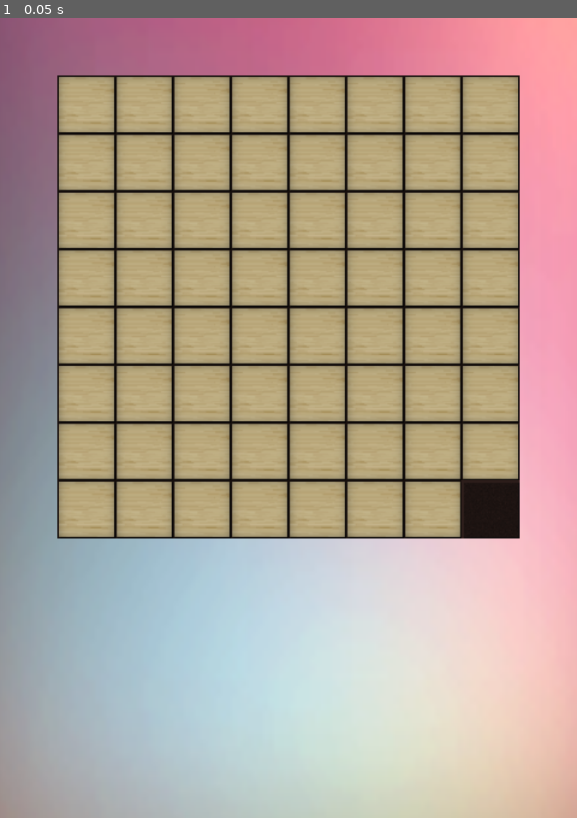
Above: before the commit, frame 1.
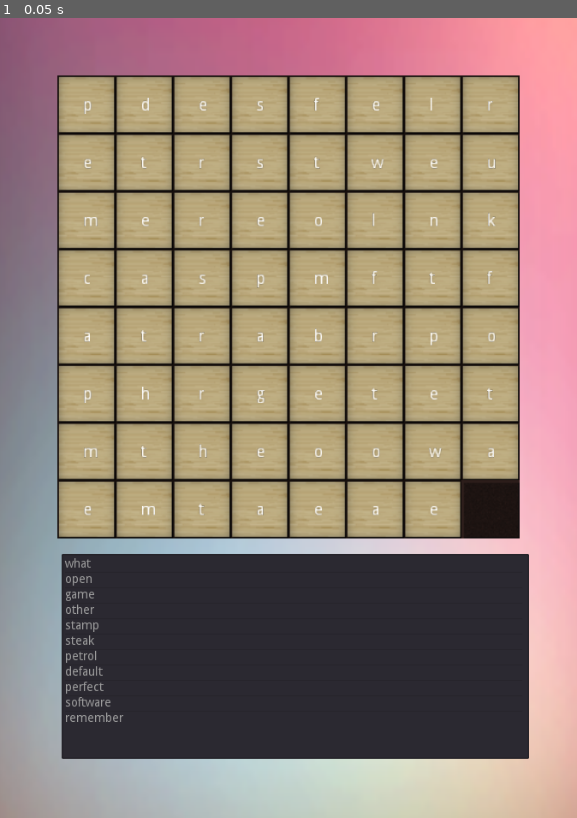
Above: after the commit, the same moment.

Repository: ahmetilgin/WordFinding
Game: Godot game, scene res://game.tscn
Same seed, same stepped clock (60 frames per second), same inputs: the game is played once before the commit and once after it.
Inputs:
- Up to frame 1 (0.05 s): no input

The runs differ from the first frame. In frame 1, 21% of the frame differs, in the area x 10-92%, y 10-93%.

Commit message:
rastgele eklendi.

Diff:
--- a/Block.tscn
+++ b/Block.tscn
@@ -1,12 +1,14 @@
-[gd_scene load_steps=4 format=2]
+[gd_scene load_steps=5 format=2]
 
 [ext_resource path="res://assets/block.png" type="Texture" id=1]
 [ext_resource path="res://Block.gd" type="Script" id=2]
+[ext_resource path="res://block_kinematic.gd" type="Script" id=3]
 
 [sub_resource type="RectangleShape2D" id=1]
 extents = Vector2( 16.1403, 15.9239 )
 
 [node name="Block" type="KinematicBody2D"]
+script = ExtResource( 3 )
 
 [node name="block_button" type="TouchScreenButton" parent="."]
 normal = ExtResource( 1 )
@@ -39,5 +41,13 @@
 rotation = -3.14159
 enabled = true
 cast_to = Vector2( 0, 35.817 )
+
+[node name="Label" type="RichTextLabel" parent="."]
+margin_left = 21.1403
+margin_top = 18.4209
+margin_right = 40.1403
+margin_bottom = 40.4209
+__meta__ = {
+"_edit_use_anchors_": false
+}
 [connection signal="pressed" from="block_button" to="block_button" method="_on_block_button_pressed"]
-[connection signal="released" from="block_button" to="block_button" method="_on_block_button_released"]
--- /dev/null
+++ b/block_kinematic.gd
@@ -0,0 +1,17 @@
+extends KinematicBody2D
+
+
+# Declare member variables here. Examples:
+# var a = 2
+# var b = "text"
+
+
+# Called when the node enters the scene tree for the first time.
+func _ready():
+	pass # Replace with function body.
+
+func set_label(text):
+	$Label.set_text(text)
+# Called every frame. 'delta' is the elapsed time since the previous frame.
+#func _process(delta):
+#	pass
--- a/game.gd
+++ b/game.gd
@@ -3,6 +3,7 @@
 var frame_scene = preload("res://Frame.tscn")
 var background = preload("res://Background.tscn")
 var block_list = []
+var word_sum_list = []
 func fill_frames(position):
 	var frame = frame_scene.instance()
 	add_child(frame)
@@ -63,7 +64,10 @@
 
 	# check if the partial sum is equals to target
 	if s == target:
-		print (partial, target)
+		partial.sort()
+		if len(word_sum_list) > 5:
+			return
+		word_sum_list.push_back(partial)
 	if s >= target:
 		return  # if we reach the number why bother to continue
 
@@ -76,7 +80,35 @@
 
 
 func fill_words_to_blocks():
-	subset_sum([1,3,54,6,2,7,8],9)
+	randomize()
+	Globals.words.shuffle()
+	var word_list_with_count = {}
+	var word_list_count_list = []
+	var sum_word_list = []
+	for	i in range(0,len(Globals.words)):
+		if(len(Globals.words[i]) <=  Globals.map_size):
+			var letter_count = len(Globals.words[i])
+			if !word_list_with_count.has(letter_count):
+				word_list_with_count[letter_count] = []
+			word_list_count_list.push_back(letter_count)
+			word_list_with_count[letter_count].push_back(Globals.words[i])
+
+	subset_sum(word_list_count_list,Globals.map_size * Globals.map_size - 1)
+	if len(word_sum_list) >0 :
+		var sum_of_list_member = word_sum_list[randi() % len(word_sum_list)]
+		for word_len in range(0, len(sum_of_list_member)):
+			sum_word_list.append(word_list_with_count[sum_of_list_member[word_len]].pop_back())
+#			word_list_count_list.remove()
+	var total_letters = []
+	for word in sum_word_list:
+		var checkbox = CheckBox.new() ;
+		$ItemList.add_item(word,checkbox)
+		for letter in word:
+			total_letters.append(letter)
+	total_letters.shuffle()
+
+	for	block in block_list:
+		block.set_label(total_letters.pop_back())
 	pass
 
 # Called every frame. 'delta' is the elapsed time since the previous frame.
--- a/game.tscn
+++ b/game.tscn
@@ -11,3 +11,12 @@
 scale = Vector2( 6.12642, 8.95523 )
 z_index = -1
 texture = ExtResource( 2 )
+
+[node name="ItemList" type="ItemList" parent="."]
+margin_left = 72.0
+margin_top = 625.0
+margin_right = 618.0
+margin_bottom = 864.0
+__meta__ = {
+"_edit_use_anchors_": false
+}
